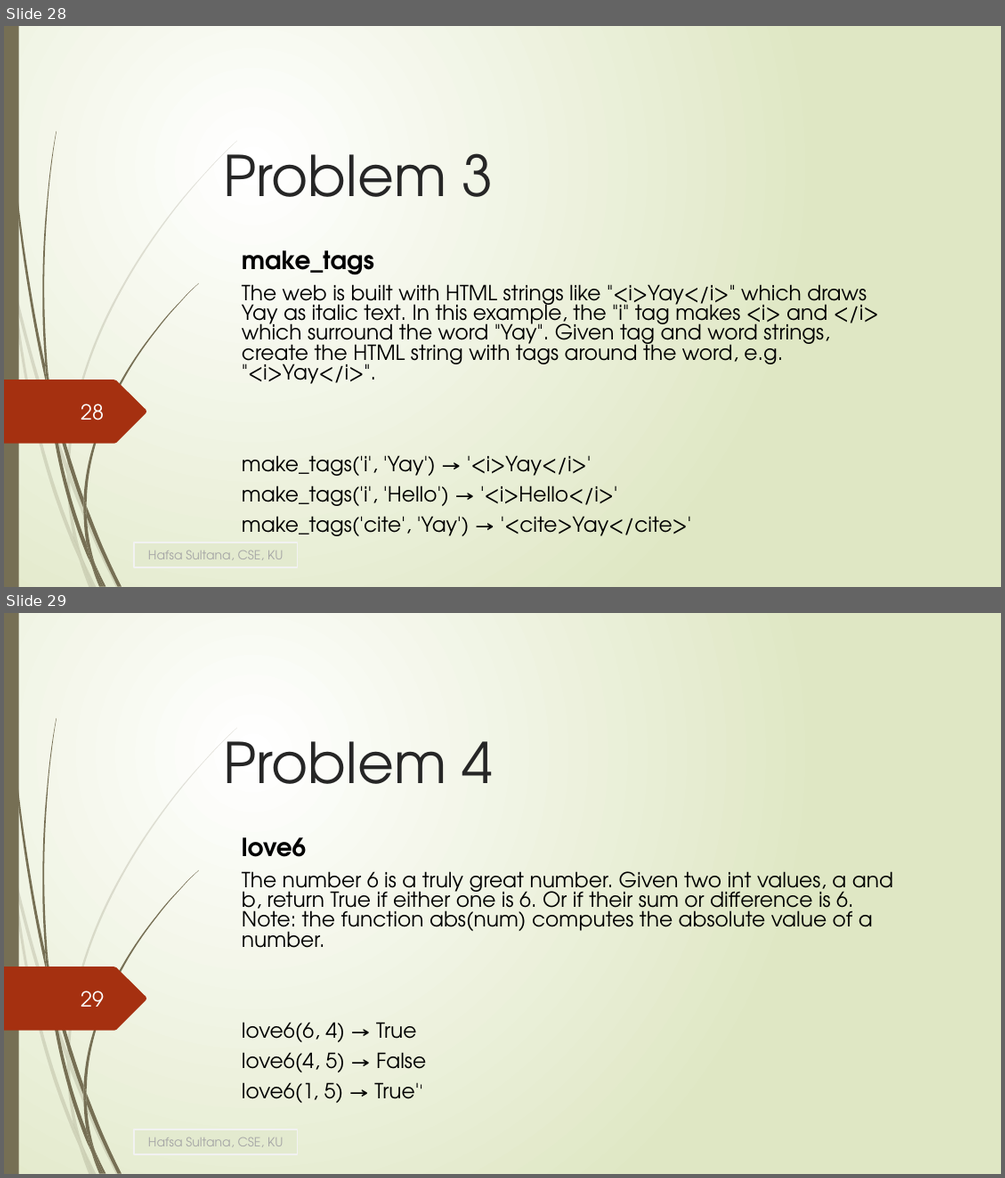
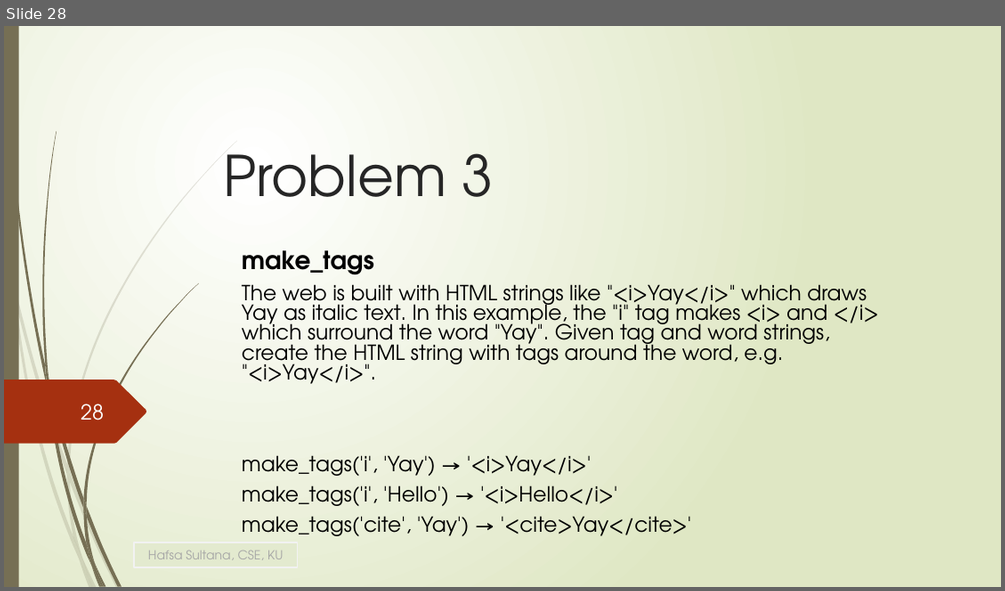
Before and after one commit to HafsaSultana/Python-Programming-Course-of-Bangladesh-Computer-Council, a slide deck: Lecture/Lecture7_If_Else_nested_if .pptx. Shown one above the other, each under a label of ours: slides 28 and 29 before the commit, slide 28 after it. The pictures are 1005x1178 and 1005x591 pixels, drawn with LibreOffice and Linux fonts; fonts in the diff are those of the drawing. Boxes give left, top, right and bottom in pixels: in the first picture for what was removed or moved away, otherwise in the second. Text is boxed around its words. In the diff, an @@ line names an element or a change of style, - is before the commit and + after.

```diff
--- a/Lecture/Lecture7_If_Else_nested_if .pptx
+++ b/Lecture/Lecture7_If_Else_nested_if .pptx
@@ slide 29 removed at (x1=4, y1=613, x2=1001, y2=1174), background gradient #FFFFFF to #DFE8C4; not listed: 24 template elements that a slide beside it also shows @@
@@ title removed at (x1=223, y1=741, x2=494, y2=784) @@
-Problem 4
@@ subtitle removed at (x1=242, y1=837, x2=893, y2=1103) @@
-love6
-The number 6 is a truly great number. Given two int values, a and b, return True if either one is 6. Or if their sum or difference is 6. Note: the function abs(num) computes the absolute value of a number.
-love6(6, 4) → True
-love6(4, 5) → False
-love6(1, 5) → True''
@@ page number removed at (x1=81, y1=990, x2=104, y2=1006) @@
-29
@@ rectangle removed at (x1=134, y1=1130, x2=297, y2=1154) @@
-Hafsa Sultana, CSE, KU
```
Also in this commit, not shown: 1 slide changed, 15 other files.
